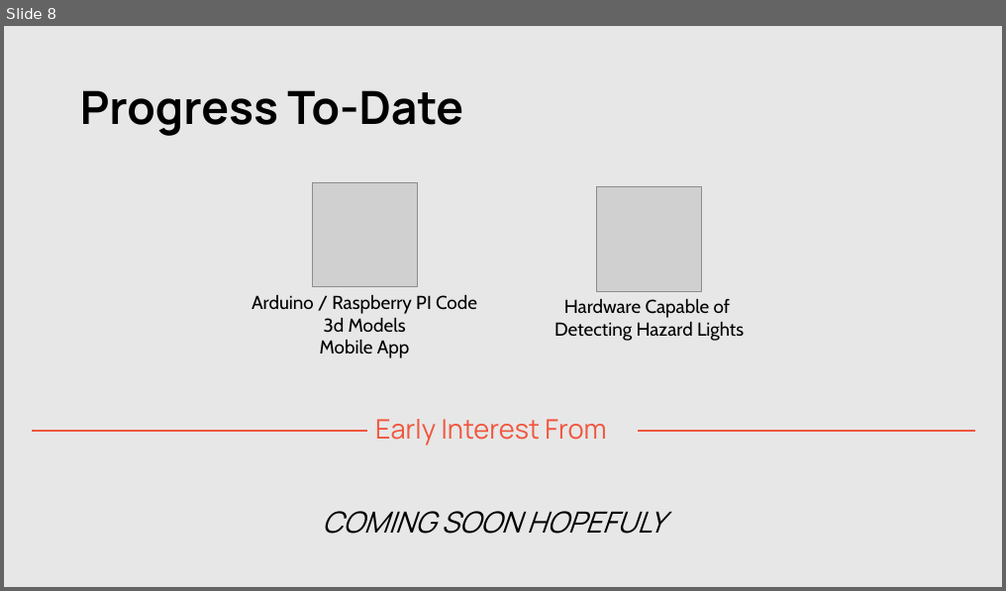
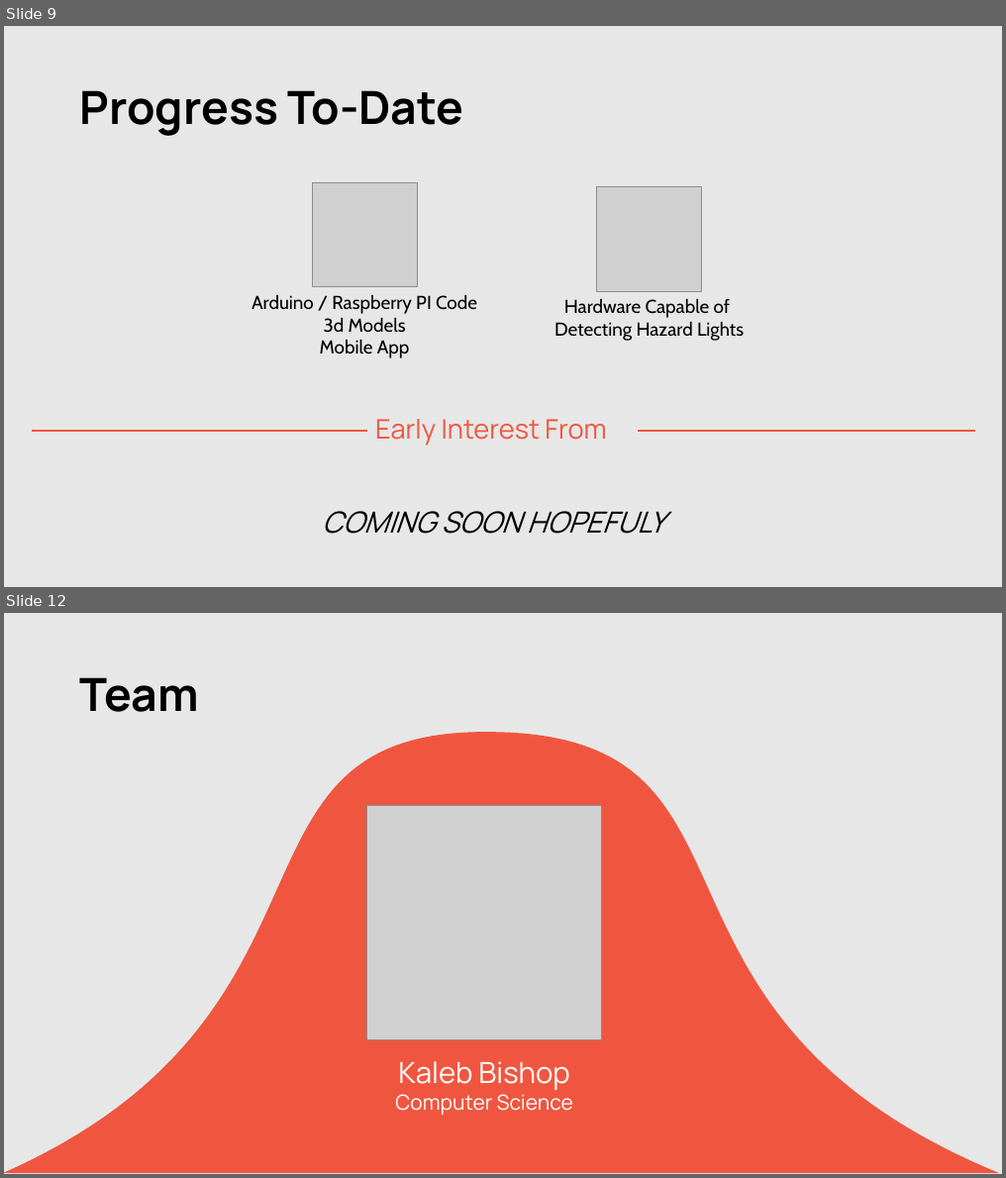
Before and after one commit to kalebwbishop/smart-handicap-sign, a slide deck: Other/pitch_deck.pptx. Shown one above the other, each under a label of ours: slide 8 before the commit, slides 9 and 12 after it; the slides between them are not shown. The pictures are 1006x591 and 1006x1178 pixels, drawn with LibreOffice and Linux fonts; fonts in the diff are those of the drawing; grey boxes stand for pictures. Boxes give left, top, right and bottom in pixels: in the first picture for what was removed or moved away, otherwise in the second. Text is boxed around its words. In the diff, an @@ line names an element or a change of style, - is before the commit and + after.

```diff
--- a/Other/pitch_deck.pptx
+++ b/Other/pitch_deck.pptx
@@ slide 12 added at (4,613,1002,1174), background #E7E7E7 @@
@@ title added at (80,677,199,712), 44 pt, text #000000, bold @@
+Team
@@ freeform shape added at (4,732,1000,1173), fill #F0563F @@
@@ picture added at (367,806,601,1042) @@
@@ text added at (395,1061,573,1115), 20 pt, text #FFFFFF @@
+Kaleb Bishop
+Computer Science
@@ what was slide 8 is now slide 9 @@
```
Also in this commit, not shown: 2 slides changed, 5 other slides added, 5 slides removed.
